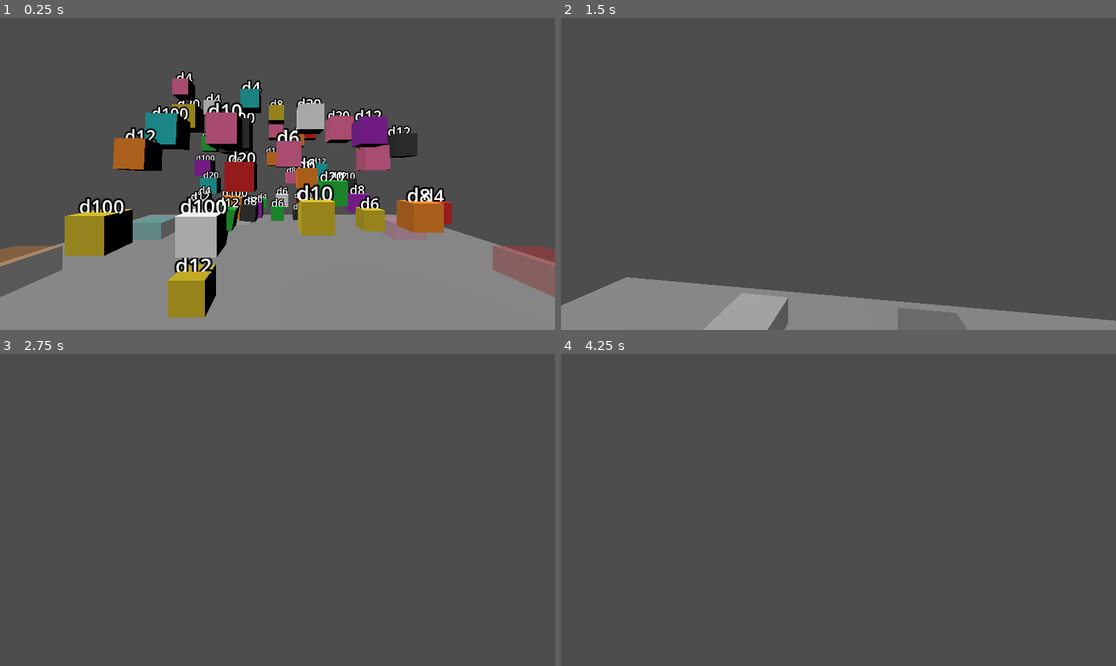
Above: before the commit, frames 1-4 (two rows, left to right).
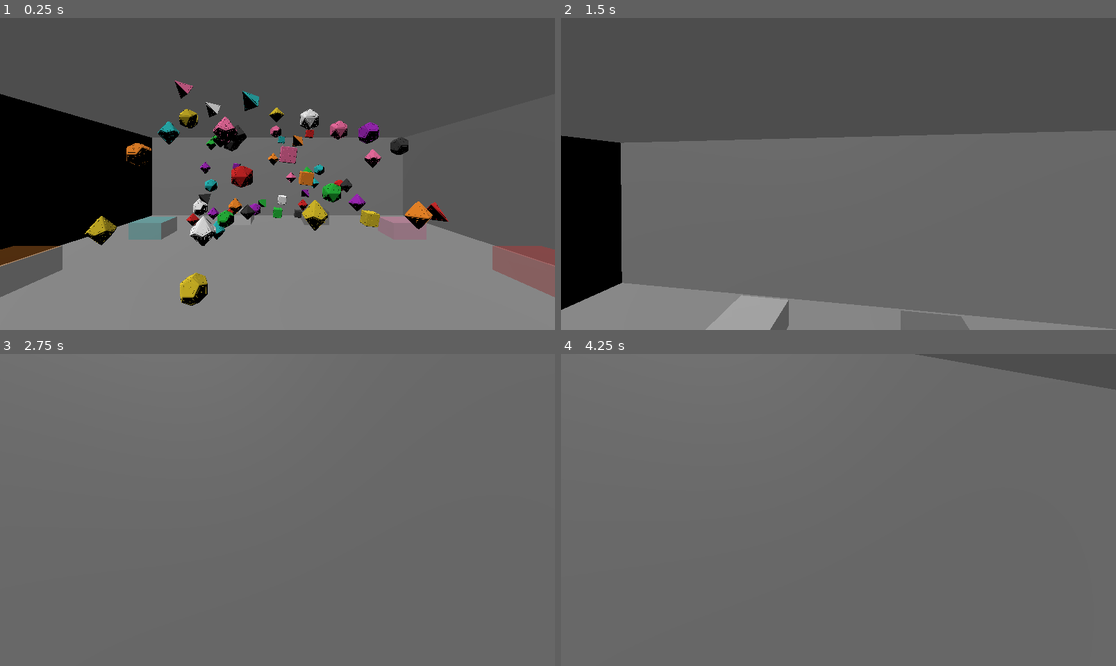
Above: after the commit, the same moments.

Repository: Fandomqueen9/Dice_Sort_Portfolio
Game: Godot game, scene res://scenes/Main.tscn
The game is run twice, just before and just after one commit, with the same random seed, the same clock (stepped at 60 frames per second) and the same inputs. This scene is started directly instead of the project's main scene.
Inputs (mouse positions are in pixels of both pictures, inside the frame that each line leads up to):
- Up to frame 1 (0.25 s): no input
- Up to frame 2 (1.5 s): tap Enter at 0.5 s; move the mouse to (866, 174) at 0.52 s; hold W from 0.53 s (still down); click (866, 174) at 0.67 s; tap Space at 0.77 s; move the mouse to (810, 174) at 1.27 s
- Up to frame 3 (2.75 s): keep holding W; tap Space at 1.52 s; move the mouse to (288, 503) at 2.02 s
- Up to frame 4 (4.25 s): keep holding W; tap Space at 2.75, 3.02, 3.77 s; move the mouse to (832, 516) at 2.77 s; click (832, 516) at 2.92 s; tap Enter at 3.5 s; move the mouse to (877, 513) at 3.52 s

The runs differ from the first frame. In frame 1, 31% of the frame differs, in the area x 0-100%, y 16-96%; in frame 2, 54%; in frame 3, 100%, in the area x 0-100%, y 0-100%; in frame 4, 98%.

Commit message:
Implement playtest feedback: walls, outline highlight, real dice models, help command
- Main.gd: add perimeter walls so the player can no longer fall off the
  room's edge.
- Die.gd: replace the placeholder labeled-cube dice with the real
  polyhedral models from client/assets/PolyhedralDice (CC0), scaled per
  type, materials overridden to keep per-set coloring. Hover highlight
  is now an inverted-hull outline instead of emission glow on the whole
  die.
- Main.gd: admin console is now openable by any logged-in role; the
  backend is the real gate. Added a `help` command to the admin dispatch
  table listing available commands, and changed the non-admin rejection
  message to "only admins can run commands" (backend/admin.py), covered
  by new backend/tests/test_admin.py cases for both admin and non-admin
  access to help.
- Added root .gitignore for stray dev artifacts (*.db, __pycache__).

Co-Authored-By: Claude Sonnet 5 <noreply@anthropic.com>

Diff:
--- a/client/project.godot
+++ b/client/project.godot
@@ -1,19 +1,30 @@
-; client/project.godot
+; Engine configuration file.
+; It's best edited using the editor UI and not directly,
+; since the parameters that go here are not all obvious.
+;
+; Format:
+;   [section] ; section goes between []
+;   param=value ; assign values to parameters
+
 config_version=5
+
+[animation]
+
+compatibility/default_parent_skeleton_in_mesh_instance_3d=true
 
 [application]
 
 config/name="Dice Sorting Game"
 run/main_scene="res://scenes/Login.tscn"
-config/features=PackedStringArray("4.3", "Forward Plus")
-
-[rendering]
-
-renderer/rendering_method="gl_compatibility"
-renderer/rendering_method.mobile="gl_compatibility"
+config/features=PackedStringArray("4.7", "Forward Plus")
 
 [autoload]
 
 Config="*res://autoloads/Config.gd"
 GameState="*res://autoloads/GameState.gd"
 ApiClient="*res://autoloads/ApiClient.gd"
+
+[rendering]
+
+renderer/rendering_method="gl_compatibility"
+renderer/rendering_method.mobile="gl_compatibility"
--- a/client/scenes/Main.gd
+++ b/client/scenes/Main.gd
@@ -14,6 +14,7 @@
 
 func _ready() -> void:
 	_build_environment()
+	_build_walls()
 	_build_player()
 	_build_ui()
 	_build_trays()
@@ -24,8 +25,7 @@
 
 	_start_autosave_timer()
 
-	if GameState.role == "admin":
-		_build_admin_console()
+	_build_admin_console()
 
 
 func _build_environment() -> void:
@@ -49,6 +49,37 @@
 
 	floor_body.position = Vector3(0, -0.1, 0)
 	add_child(floor_body)
+
+
+func _build_walls() -> void:
+	var wall_height := 3.0
+	var wall_thickness := 0.3
+	var half := ROOM_SIZE / 2.0
+
+	var configs := [
+		{"position": Vector3(0, wall_height / 2.0, -half), "size": Vector3(ROOM_SIZE, wall_height, wall_thickness)},
+		{"position": Vector3(0, wall_height / 2.0, half), "size": Vector3(ROOM_SIZE, wall_height, wall_thickness)},
+		{"position": Vector3(-half, wall_height / 2.0, 0), "size": Vector3(wall_thickness, wall_height, ROOM_SIZE)},
+		{"position": Vector3(half, wall_height / 2.0, 0), "size": Vector3(wall_thickness, wall_height, ROOM_SIZE)},
+	]
+
+	for config in configs:
+		var wall_body := StaticBody3D.new()
+
+		var wall_shape := CollisionShape3D.new()
+		var box := BoxShape3D.new()
+		box.size = config["size"]
+		wall_shape.shape = box
+		wall_body.add_child(wall_shape)
+
+		var wall_mesh := MeshInstance3D.new()
+		var mesh := BoxMesh.new()
+		mesh.size = config["size"]
+		wall_mesh.mesh = mesh
+		wall_body.add_child(wall_mesh)
+
+		wall_body.position = config["position"]
+		add_child(wall_body)
 
 
 func _build_player() -> void:
@@ -111,7 +142,7 @@
 	admin_console.add_child(box)
 
 	var input := LineEdit.new()
-	input.placeholder_text = "admin command (e.g. sort_all)"
+	input.placeholder_text = "command (try 'help')"
 	box.add_child(input)
 
 	var output := Label.new()
@@ -121,7 +152,12 @@
 		var result := await ApiClient.admin_command(command_text)
 		if result.ok and command_text == "sort_all":
 			apply_sort_all()
-		output.text = str(result.data)
+		if result.data.has("commands"):
+			output.text = "Available commands: " + ", ".join(result.data["commands"])
+		elif result.data.has("error"):
+			output.text = result.data["error"]
+		else:
+			output.text = str(result.data)
 		input.text = ""
 	)
 
@@ -143,7 +179,7 @@
 
 
 func _unhandled_input(event: InputEvent) -> void:
-	if GameState.role == "admin" and event is InputEventKey and event.pressed and event.keycode == KEY_QUOTELEFT:
+	if event is InputEventKey and event.pressed and event.keycode == KEY_QUOTELEFT:
 		toggle_admin_console()
 
 
--- a/client/scripts/Die.gd
+++ b/client/scripts/Die.gd
@@ -7,10 +7,23 @@
 var sorted: bool = false
 
 var _material: StandardMaterial3D
+var _outline_root: Node3D
 
-const SIZE_BY_TYPE := {
-	"d4": 0.18, "d6": 0.2, "d8": 0.22, "d10": 0.24,
-	"d12": 0.26, "d20": 0.28, "d100": 0.3,
+const OUTLINE_SCALE := 1.06
+
+const SCALE_BY_TYPE := {
+	"d4": 0.22, "d6": 0.2, "d8": 0.22, "d10": 0.24,
+	"d12": 0.24, "d20": 0.26, "d100": 0.24,
+}
+
+const MODEL_BY_TYPE := {
+	"d4": preload("res://assets/PolyhedralDice/D4.gltf"),
+	"d6": preload("res://assets/PolyhedralDice/D6.gltf"),
+	"d8": preload("res://assets/PolyhedralDice/D8.gltf"),
+	"d10": preload("res://assets/PolyhedralDice/D10_Ones.gltf"),
+	"d12": preload("res://assets/PolyhedralDice/D12.gltf"),
+	"d20": preload("res://assets/PolyhedralDice/D20.gltf"),
+	"d100": preload("res://assets/PolyhedralDice/D10_Percentile.gltf"),
 }
 
 
@@ -18,37 +31,56 @@
 	die_type = type
 	set_color = color
 
-	var scale_amount: float = SIZE_BY_TYPE.get(type, 0.2)
-	var size: Vector3 = Vector3.ONE * scale_amount
+	var model_scale: float = SCALE_BY_TYPE.get(type, 0.22)
 
-	var shape := CollisionShape3D.new()
-	var box := BoxShape3D.new()
-	box.size = size
-	shape.shape = box
-	add_child(shape)
+	var model_instance := MODEL_BY_TYPE[type].instantiate() as Node3D
+	model_instance.scale = Vector3.ONE * model_scale
+	add_child(model_instance)
 
-	var mesh_instance := MeshInstance3D.new()
-	var mesh := BoxMesh.new()
-	mesh.size = size
+	var mesh_instances := _find_mesh_instances(model_instance)
+
 	_material = StandardMaterial3D.new()
 	_material.albedo_color = color
-	mesh_instance.mesh = mesh
-	mesh_instance.material_override = _material
-	add_child(mesh_instance)
+	for mesh_instance in mesh_instances:
+		mesh_instance.material_override = _material
 
-	var label := Label3D.new()
-	label.text = type
-	label.position = Vector3(0, size.y / 2.0 + 0.05, 0)
-	label.font_size = 32
-	label.pixel_size = 0.005
-	label.billboard = BaseMaterial3D.BILLBOARD_ENABLED
-	add_child(label)
+	_build_outline(model_instance, model_scale)
+	_build_collision(mesh_instances, model_scale)
+
+
+func _find_mesh_instances(node: Node) -> Array[MeshInstance3D]:
+	var found: Array[MeshInstance3D] = []
+	if node is MeshInstance3D:
+		found.append(node as MeshInstance3D)
+	for child in node.get_children():
+		found.append_array(_find_mesh_instances(child))
+	return found
+
+
+func _build_outline(model_instance: Node3D, model_scale: float) -> void:
+	var outline_material := StandardMaterial3D.new()
+	outline_material.shading_mode = BaseMaterial3D.SHADING_MODE_UNSHADED
+	outline_material.albedo_color = Color(1, 1, 1)
+	outline_material.cull_mode = BaseMaterial3D.CULL_FRONT
+
+	_outline_root = model_instance.duplicate() as Node3D
+	_outline_root.scale = Vector3.ONE * (model_scale * OUTLINE_SCALE)
+	_outline_root.visible = false
+	add_child(_outline_root)
+
+	for mesh_instance in _find_mesh_instances(_outline_root):
+		mesh_instance.material_override = outline_material
+
+
+func _build_collision(mesh_instances: Array[MeshInstance3D], model_scale: float) -> void:
+	var shape := CollisionShape3D.new()
+	shape.shape = mesh_instances[0].mesh.create_convex_shape()
+	shape.scale = Vector3.ONE * model_scale
+	add_child(shape)
 
 
 func set_highlighted(on: bool) -> void:
-	_material.emission_enabled = on
-	_material.emission = Color(1, 1, 1)
-	_material.emission_energy_multiplier = 0.6 if on else 0.0
+	_outline_root.visible = on
 
 
 func pick_up() -> void:
Binary file added: client/assets/PolyhedralDice/D10_Ones.bin
Not shown, added: client/assets/PolyhedralDice/D10_Ones.gltf
Binary file added: client/assets/PolyhedralDice/D10_Percentile.bin
Not shown, added: client/assets/PolyhedralDice/D10_Percentile.gltf
Binary file added: client/assets/PolyhedralDice/D12.bin
Not shown, added: client/assets/PolyhedralDice/D12.gltf
Binary file added: client/assets/PolyhedralDice/D20.bin
Not shown, added: client/assets/PolyhedralDice/D20.gltf
Binary file added: client/assets/PolyhedralDice/D4.bin
Not shown, added: client/assets/PolyhedralDice/D4.gltf
Binary file added: client/assets/PolyhedralDice/D6.bin
Not shown, added: client/assets/PolyhedralDice/D6.gltf
(and 25 more such lines)
